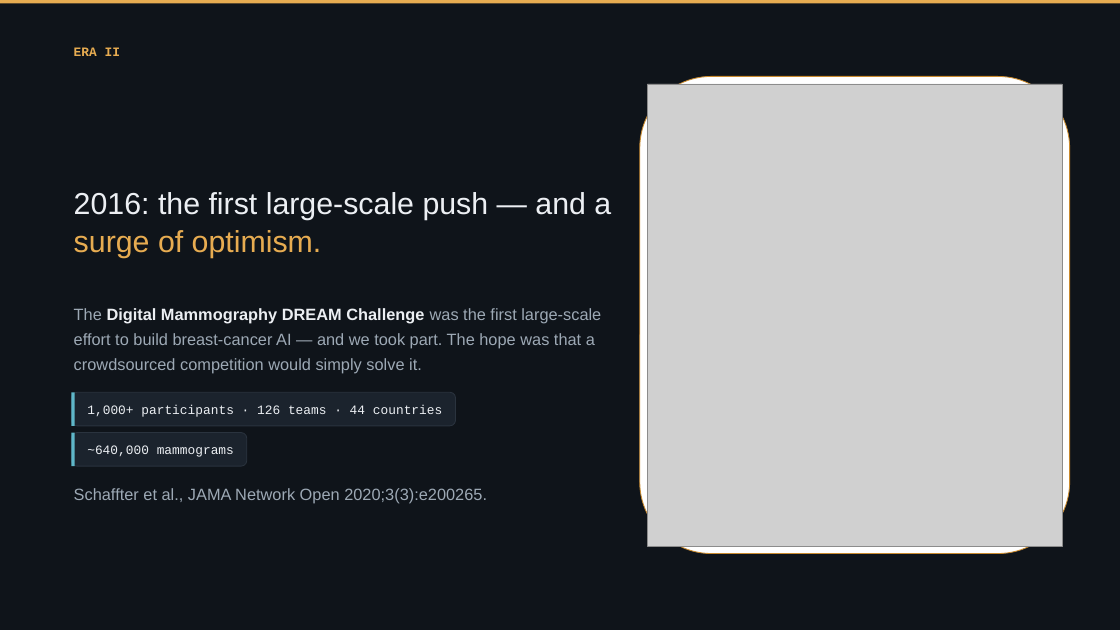
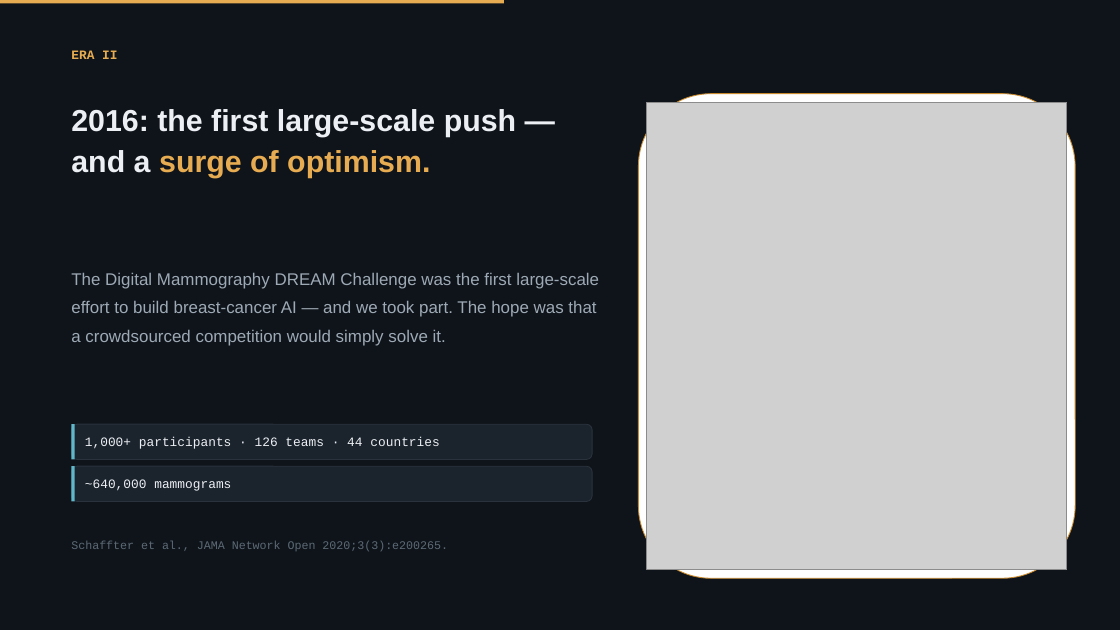
Before and after one commit to Emory-HITI/Mammo, a slide deck: slide 2 of keynote-iwbi-2026/pptx/sections/IWBI2026_Trivedi_02_EraII.pptx. Drawn at 1120x630 pixels with LibreOffice and Linux fonts; fonts in the diff are those of the drawing; grey boxes stand for pictures; background and template pictures are left out. Boxes give left, top, right and bottom in pixels: in the first picture for what was removed or moved away, otherwise in the second. Text is boxed around its words. In the diff, an @@ line names an element or a change of style, - is before the commit and + after.

```diff
--- a/keynote-iwbi-2026/pptx/sections/IWBI2026_Trivedi_02_EraII.pptx
+++ b/keynote-iwbi-2026/pptx/sections/IWBI2026_Trivedi_02_EraII.pptx
@@ rectangle resized from (x1=0, y1=0, x2=1120, y2=3) to (x1=0, y1=0, x2=504, y2=3) @@
@@ text "ERA II" at (x1=71, y1=50, x2=117, y2=59): line spacing 1.28 to 1; less space between paragraphs @@
@@ text "2016: the first large-scale push ..." moved from (x1=74, y1=192, x2=611, y2=258) to (x1=71, y1=109, x2=516, y2=178) @@
@@ text "2016: the first large-scale push ..." at (x1=71, y1=109, x2=516, y2=178): bold on; line spacing 1.06 to 1.12; less space between paragraphs @@
@@ rounded rectangle resized from (x1=640, y1=76, x2=1070, y2=554) to (x1=639, y1=94, x2=1075, y2=579) @@
@@ picture resized from (x1=648, y1=84, x2=1063, y2=546) to (x1=647, y1=103, x2=1067, y2=571) @@
@@ text "The Digital Mammography DREAM Challenge ..." moved from (x1=74, y1=308, x2=601, y2=374) to (x1=71, y1=272, x2=599, y2=346) @@
@@ text "The Digital Mammography DREAM Challenge ..." at (x1=71, y1=272, x2=599, y2=346): size 14 to 14.5 pt; text colour #ECEFF3 to #9DA9B5, bold off in "Digital Mammography DREAM Challenge"; line spacing 1.28 to 1.4; less space between paragraphs @@
@@ rounded rectangle "1,000+ participants · 126 teams ..." resized from (x1=71, y1=392, x2=455, y2=426) to (x1=71, y1=424, x2=592, y2=460) @@
@@ rounded rectangle "1,000+ participants · 126 teams ..." at (x1=71, y1=424, x2=592, y2=460): alignment centre to left; outline #2A333E 0.75 pt to #2A333D 0.75 pt @@
@@ rectangle moved from (x1=71, y1=433, x2=75, y2=466) to (x1=71, y1=424, x2=75, y2=460) @@
@@ rounded rectangle "~640,000 mammograms" at (x1=71, y1=466, x2=592, y2=502): alignment centre to left; outline #2A333E 0.75 pt to #2A333D 0.75 pt @@
@@ rounded rectangle "~640,000 mammograms" resized from (x1=71, y1=433, x2=247, y2=466) to (x1=71, y1=466, x2=592, y2=502) @@
@@ rectangle moved from (x1=71, y1=392, x2=75, y2=426) to (x1=71, y1=466, x2=75, y2=502) @@
@@ text "Schaffter et al., JAMA Network ..." moved from (x1=74, y1=488, x2=487, y2=504) to (x1=71, y1=541, x2=448, y2=551) @@
@@ text "Schaffter et al., JAMA Network ..." at (x1=71, y1=541, x2=448, y2=551): size 14 to 10 pt, font Arial to Courier New, text colour #9DA9B5 to #5C6975; line spacing 1.28 to 1; less space between paragraphs @@
```
Also in this commit, not shown: 5 other slides changed, 1 other file.
